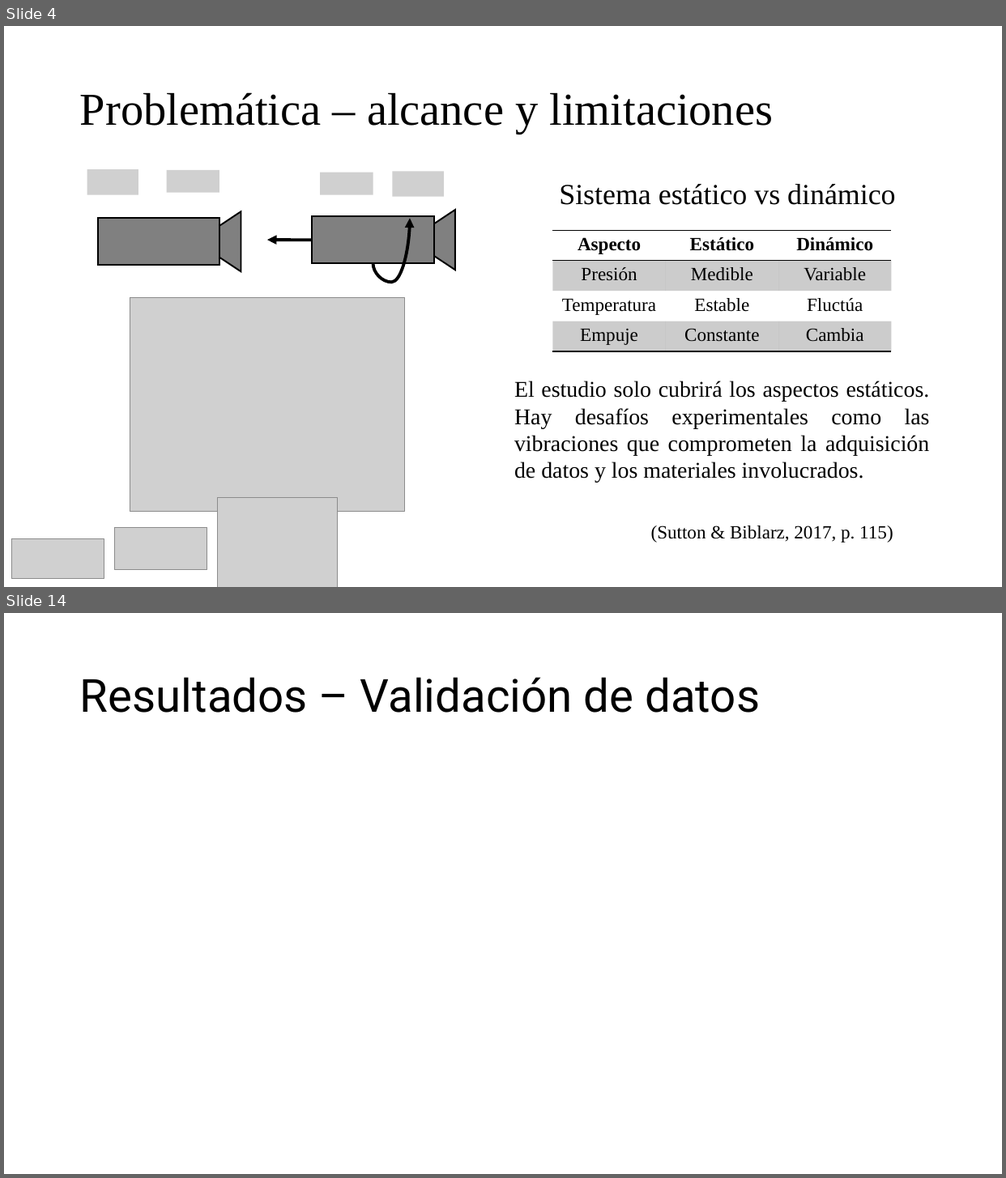
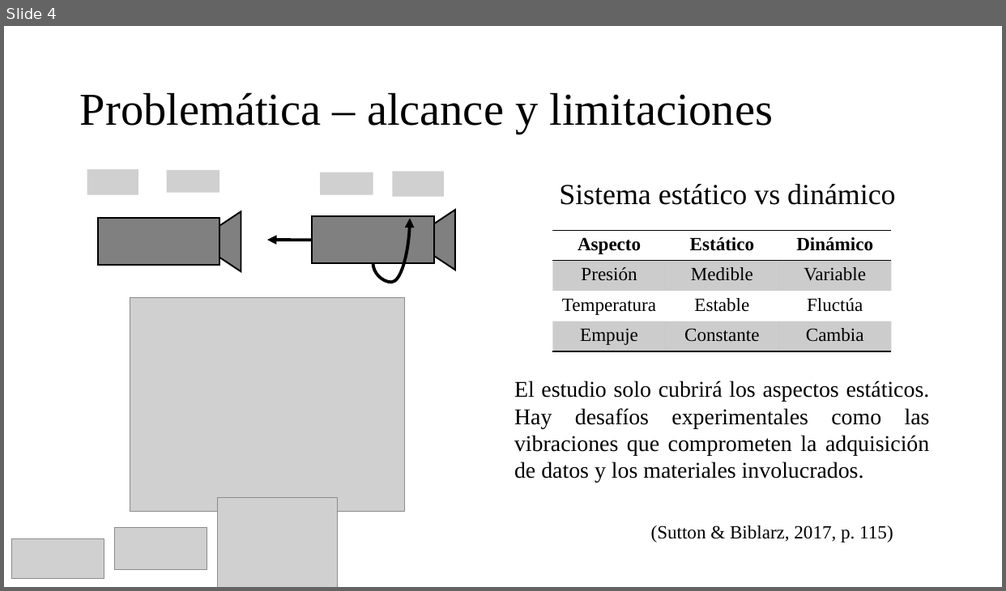
Before and after one commit to Archimedean2345/The-thermal-repository, a slide deck: PIAE2-Presentacion Tecnica.pptx. Shown one above the other, each under a label of ours: slides 4 and 14 before the commit, slide 4 after it; the slides between them are not shown. The pictures are 1006x1178 and 1006x591 pixels, drawn with LibreOffice and Linux fonts; fonts in the diff are those of the drawing; grey boxes stand for pictures. Boxes give left, top, right and bottom in pixels: in the first picture for what was removed or moved away, otherwise in the second. Text is boxed around its words. In the diff, an @@ line names an element or a change of style, - is before the commit and + after.

```diff
--- a/PIAE2-Presentacion Tecnica.pptx
+++ b/PIAE2-Presentacion Tecnica.pptx
@@ slide 14 removed at bbox=[4, 613, 1002, 1174], background #FFFFFF @@
@@ title removed at bbox=[80, 677, 760, 713] @@
-Resultados – Validación de datos
```
Also in this commit, not shown: 14 slides changed, 1 slide added.
